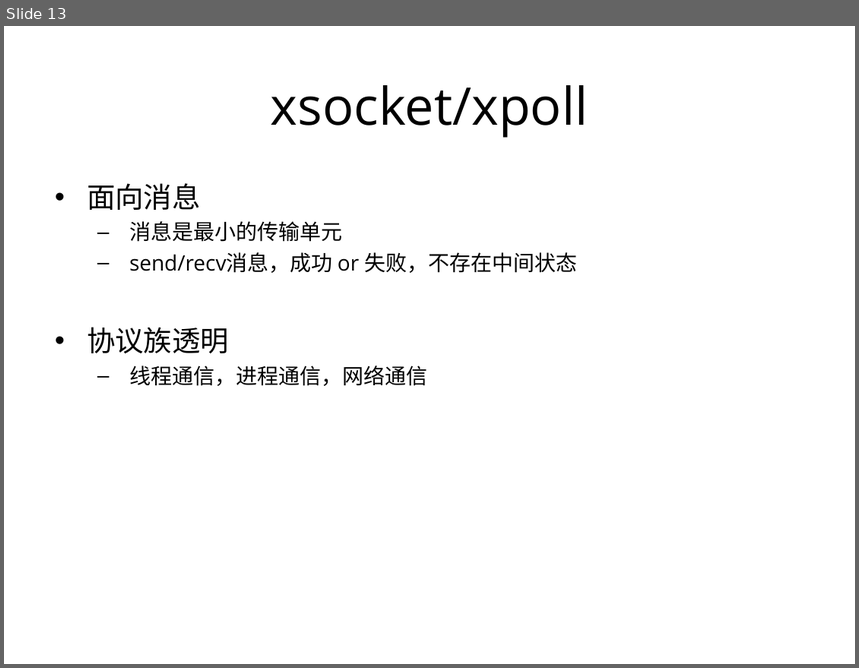
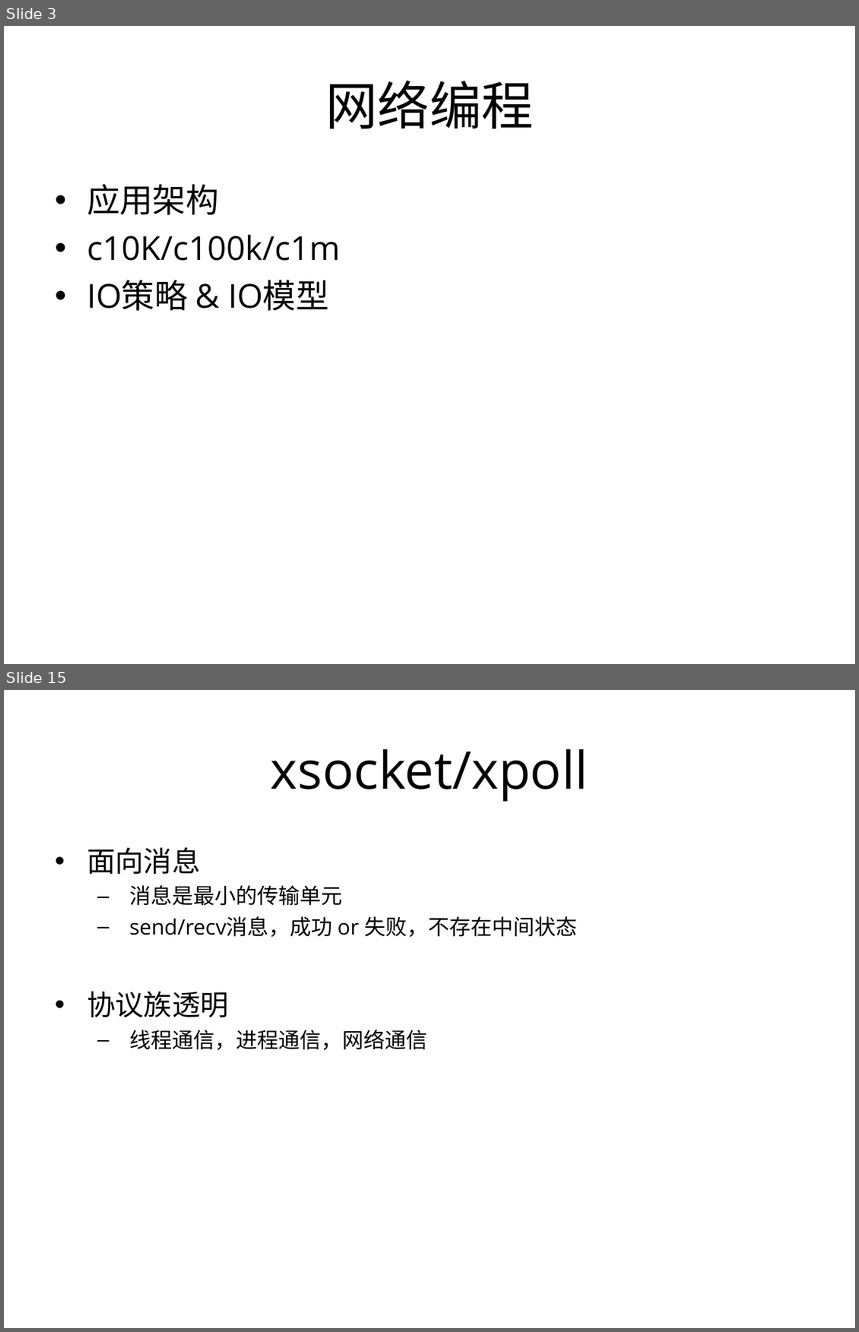
Before and after one commit to proxyio/xio, a slide deck: docs/PROXYIO.ppt. Shown one above the other, each under a label of ours: slide 13 before the commit, slides 3 and 15 after it; the slides between them are not shown. The pictures are 859x668 and 859x1332 pixels, drawn with LibreOffice and Linux fonts; fonts in the diff are those of the drawing. Boxes give left, top, right and bottom in pixels: in the first picture for what was removed or moved away, otherwise in the second. Text is boxed around its words. In the diff, an @@ line names an element or a change of style, - is before the commit and + after.

```diff
--- a/docs/PROXYIO.ppt
+++ b/docs/PROXYIO.ppt
@@ slide 3 added at [4,26,855,664], background #FFFFFF @@
@@ title added at [325,80,534,129], 44 pt, text #000000 @@
+网络编程
@@ text added at [87,184,340,311], 28 pt, text #000000 @@
+• 应用架构
+• c10K/c100k/c1m
+• IO策略 & IO模型
@@ what was slide 13 is now slide 15 @@
```
Also in this commit, not shown: 4 slides changed, 9 other slides added, 11 slides removed.
